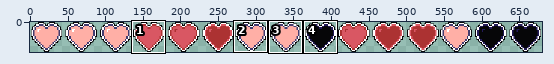
Two versions of one sprite sheet, data/objects/animated/hearts-obj.png. Above: a wide view before the commit, with the close-up outlined.
Close-up. As it was:
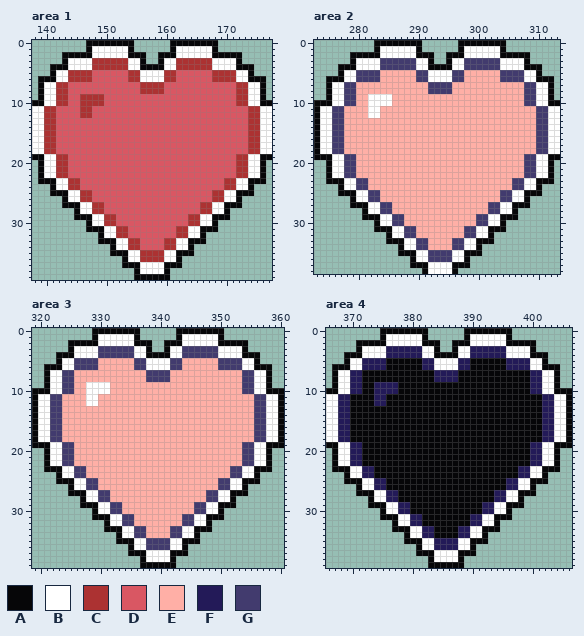
The file is 680x40 pixels. Shown: area 1: x 138..177, y 0..39; area 2: x 273..313, y 0..38; area 3: x 319..360, y 0..39; area 4: x 366..406, y 0..39. The commit also changed other parts of the picture, which this record leaves out.
Palette (. is transparent): A #060608  B #ffffff  C #ac3232  D #d95763  E #ffafa6  F #231a58  G #423b6e
New version:
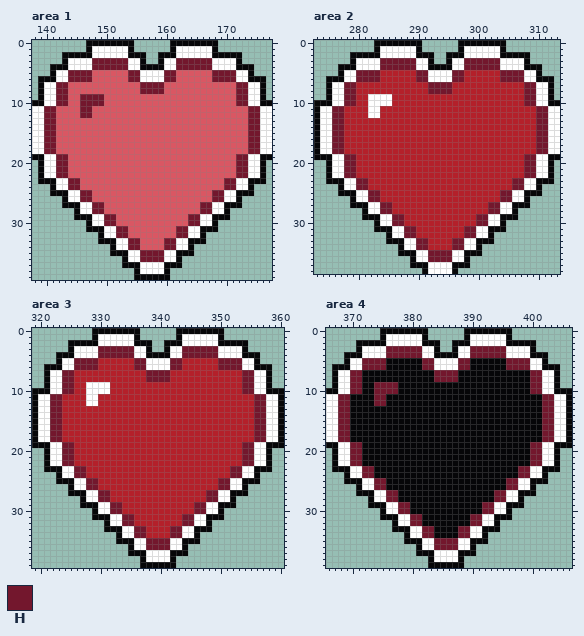
Colours new in this view: H #73172d
Change:
colour E: #ffafa6 -> #b4202a
Changed rows in their new state; - is a pixel that keeps its letter.
Area 1:
first column x 140:
 3 --------HHHHHH--------HHHHHH--------
 4 --------HHHHHH--------HHHHHH--------
 5 ----HHHH------HH----HH------HHHH----
 6 ----HHHH------HH----HH------HHHH----
 7 --HH------------HHHH------------HH--
 8 --HH------------HHHH------------HH--
 9 --HH--HHHH----------------------HH--
10 --HH--HHHH----------------------HH--
11 HH----HH--------------------------HH
12 HH----HH--------------------------HH
13 HH--------------------------------HH
14 HH--------------------------------HH
15 HH--------------------------------HH
16 HH--------------------------------HH
17 HH--------------------------------HH
18 HH--------------------------------HH
19 --HH----------------------------HH--
20 --HH----------------------------HH--
21 --HH----------------------------HH--
22 --HH----------------------------HH--
23 ----HH------------------------HH----
24 ----HH------------------------HH----
25 ------HH--------------------HH------
26 ------HH--------------------HH------
27 --------HH----------------HH--------
28 --------HH----------------HH--------
29 ----------HH------------HH----------
30 ----------HH------------HH----------
31 ------------HH--------HH------------
32 ------------HH--------HH------------
33 --------------HH----HH--------------
34 --------------HH----HH--------------
35 ----------------HHHH----------------
36 ----------------HHHH----------------
Area 2:
first column x 276:
 3 --------HHHHHH--------HHHHHH--------
 4 --------HHHHHH--------HHHHHH--------
 5 ----HHHH------HH----HH------HHHH----
 6 ----HHHH------HH----HH------HHHH----
 7 --HH------------HHHH------------HH--
 8 --HH------------HHHH------------HH--
 9 --HH----------------------------HH--
10 --HH----------------------------HH--
11 HH--------------------------------HH
12 HH--------------------------------HH
13 HH--------------------------------HH
14 HH--------------------------------HH
15 HH--------------------------------HH
16 HH--------------------------------HH
17 HH--------------------------------HH
18 HH--------------------------------HH
19 --HH----------------------------HH--
20 --HH----------------------------HH--
21 --HH----------------------------HH--
22 --HH----------------------------HH--
23 ----HH------------------------HH----
24 ----HH------------------------HH----
25 ------HH--------------------HH------
26 ------HH--------------------HH------
27 --------HH----------------HH--------
28 --------HH----------------HH--------
29 ----------HH------------HH----------
30 ----------HH------------HH----------
31 ------------HH--------HH------------
32 ------------HH--------HH------------
33 --------------HH----HH--------------
34 --------------HH----HH--------------
35 ----------------HHHH----------------
36 ----------------HHHH----------------
Area 3:
first column x 322:
 3 --------HHHHHH--------HHHHHH--------
 4 --------HHHHHH--------HHHHHH--------
 5 ----HHHH------HH----HH------HHHH----
 6 ----HHHH------HH----HH------HHHH----
 7 --HH------------HHHH------------HH--
 8 --HH------------HHHH------------HH--
 9 --HH----------------------------HH--
10 --HH----------------------------HH--
11 HH--------------------------------HH
12 HH--------------------------------HH
13 HH--------------------------------HH
14 HH--------------------------------HH
15 HH--------------------------------HH
16 HH--------------------------------HH
17 HH--------------------------------HH
18 HH--------------------------------HH
19 --HH----------------------------HH--
20 --HH----------------------------HH--
21 --HH----------------------------HH--
22 --HH----------------------------HH--
23 ----HH------------------------HH----
24 ----HH------------------------HH----
25 ------HH--------------------HH------
26 ------HH--------------------HH------
27 --------HH----------------HH--------
28 --------HH----------------HH--------
29 ----------HH------------HH----------
30 ----------HH------------HH----------
31 ------------HH--------HH------------
32 ------------HH--------HH------------
33 --------------HH----HH--------------
34 --------------HH----HH--------------
35 ----------------HHHH----------------
36 ----------------HHHH----------------
Area 4:
first column x 368:
 3 --------HHHHHH--------HHHHHH--------
 4 --------HHHHHH--------HHHHHH--------
 5 ----HHHH------HH----HH------HHHH----
 6 ----HHHH------HH----HH------HHHH----
 7 --HH------------HHHH------------HH--
 8 --HH------------HHHH------------HH--
 9 --HH--HHHH----------------------HH--
10 --HH--HHHH----------------------HH--
11 HH----HH--------------------------HH
12 HH----HH--------------------------HH
13 HH--------------------------------HH
14 HH--------------------------------HH
15 HH--------------------------------HH
16 HH--------------------------------HH
17 HH--------------------------------HH
18 HH--------------------------------HH
19 --HH----------------------------HH--
20 --HH----------------------------HH--
21 --HH----------------------------HH--
22 --HH----------------------------HH--
23 ----HH------------------------HH----
24 ----HH------------------------HH----
25 ------HH--------------------HH------
26 ------HH--------------------HH------
27 --------HH----------------HH--------
28 --------HH----------------HH--------
29 ----------HH------------HH----------
30 ----------HH------------HH----------
31 ------------HH--------HH------------
32 ------------HH--------HH------------
33 --------------HH----HH--------------
34 --------------HH----HH--------------
35 ----------------HHHH----------------
36 ----------------HHHH----------------
Changed places in both close-ups, as pixel boxes (x1, y1, x2, y2):
changed: (44, 58, 260, 262)
changed: (332, 58, 548, 262)
changed: (50, 346, 266, 550)
changed: (338, 346, 554, 550)
